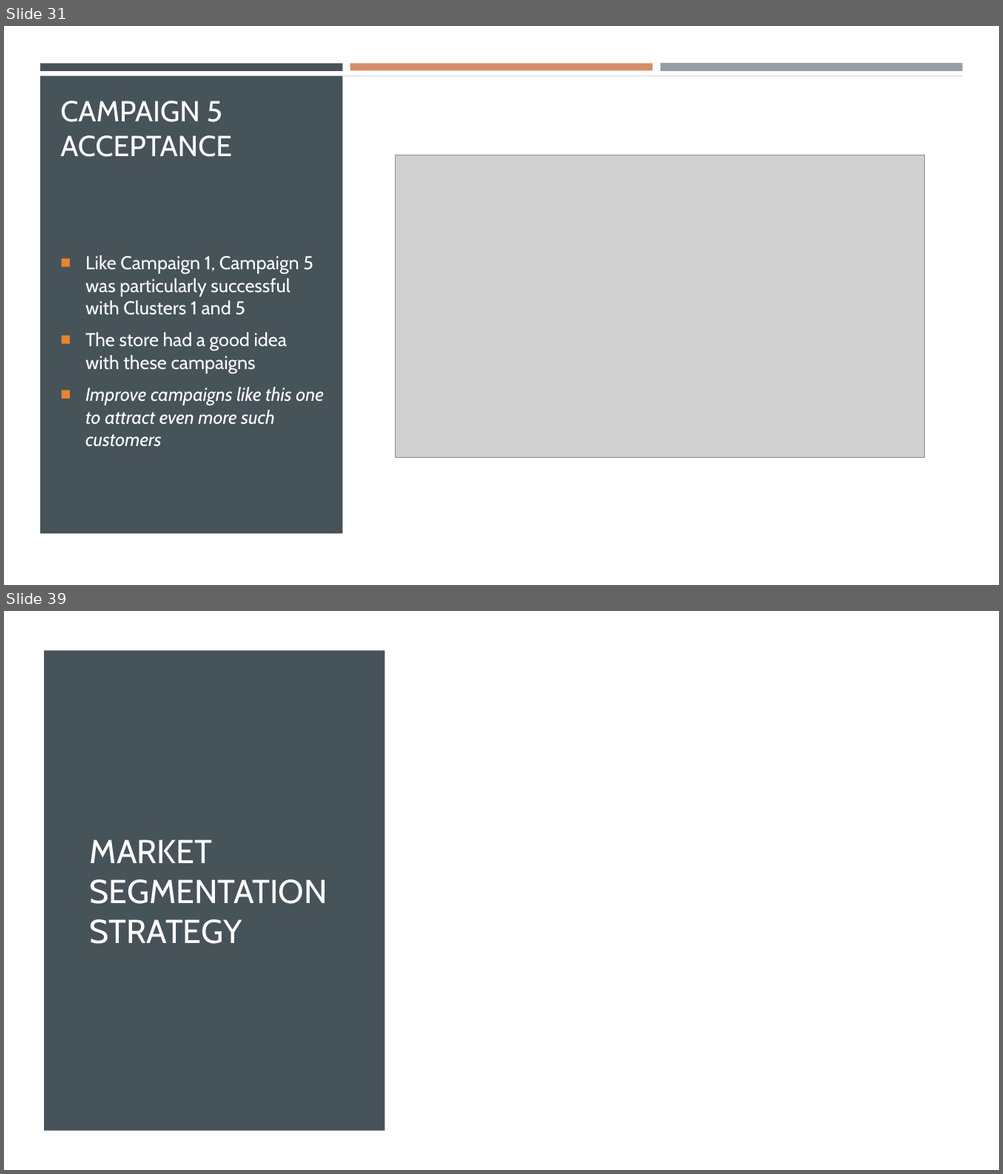
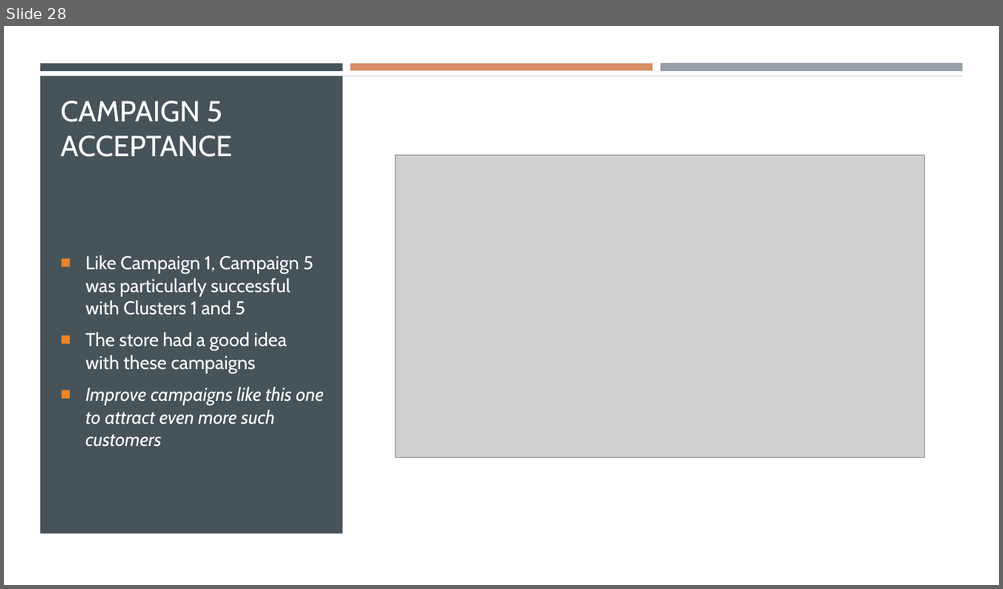
Before and after one commit to dapopov-st/store-customer-segmentation, a slide deck: Customer-Segmentation-Presentation.pptx. Shown one above the other, each under a label of ours: slides 31 and 39 before the commit, slide 28 after it; the slides between them are not shown. The pictures are 1003x1174 and 1003x589 pixels, drawn with LibreOffice and Linux fonts; fonts in the diff are those of the drawing; grey boxes stand for pictures. Boxes give left, top, right and bottom in pixels: in the first picture for what was removed or moved away, otherwise in the second. Text is boxed around its words. In the diff, an @@ line names an element or a change of style, - is before the commit and + after.

```diff
--- a/Customer-Segmentation-Presentation.pptx
+++ b/Customer-Segmentation-Presentation.pptx
@@ slide 39 removed at bbox=[4, 611, 999, 1170], background #FFFFFF @@
@@ rectangle removed at bbox=[4, 611, 999, 1170] @@
@@ rectangle removed at bbox=[44, 650, 385, 1131] @@
@@ title removed at bbox=[90, 840, 327, 944] @@
-MARKET SEGMENTATION STRATEGY
@@ what was slide 31 is now slide 28 @@
```
Also in this commit, not shown: 5 slides changed, 2 slides added, 18 other slides removed, 2 other files.
